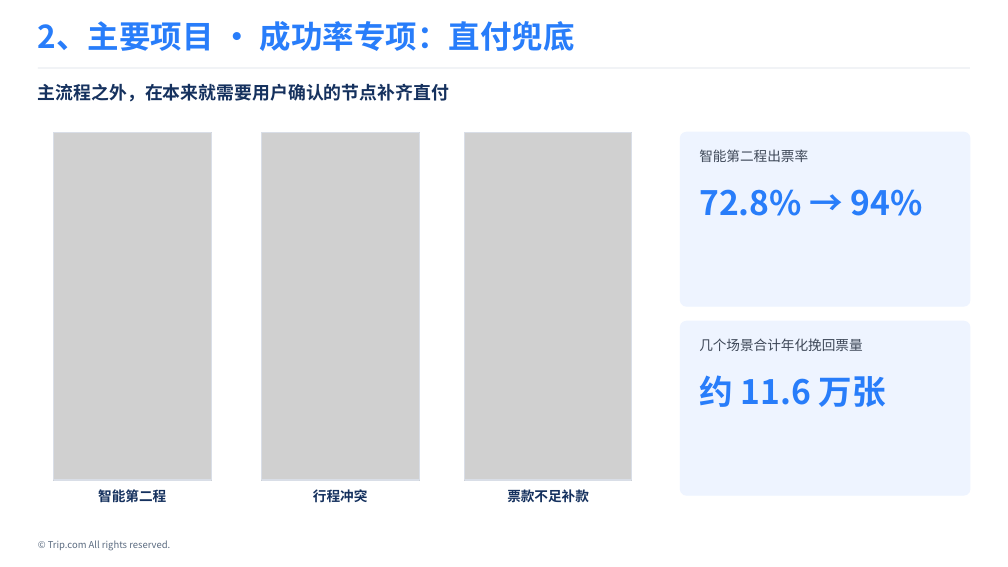
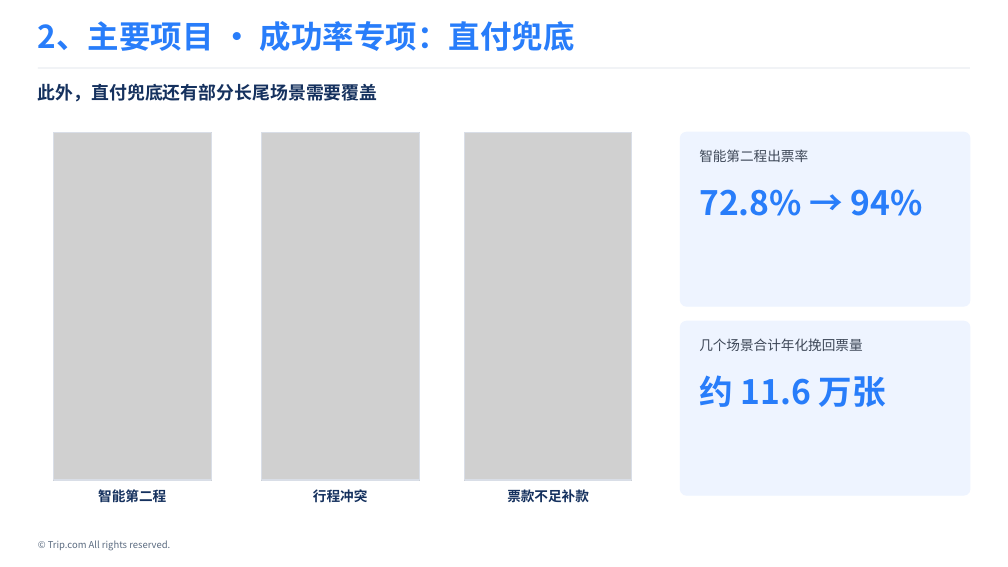
Before and after one commit to Wennie006/AI-myself, a slide deck: slide 10 of 留用答辩_v2.pptx (slide 9 before the commit). Drawn at 1008x567 pixels with LibreOffice and Linux fonts; fonts in the diff are those of the drawing; grey boxes stand for pictures. Boxes give left, top, right and bottom in pixels: in the first picture for what was removed or moved away, otherwise in the second. Text is boxed around its words. In the diff, an @@ line names an element or a change of style, - is before the commit and + after.

```diff
--- a/留用答辩_v2.pptx
+++ b/留用答辩_v2.pptx
@@ text at <box>38,83,378,102</box>: text changed @@
-主流程之外，在本来就需要用户确认的节点补齐直付
+此外，直付兜底还有部分长尾场景需要覆盖
```
Also in this commit, not shown: 1 other slide changed, 2 slides added, 1 slide removed, 1 other file.
